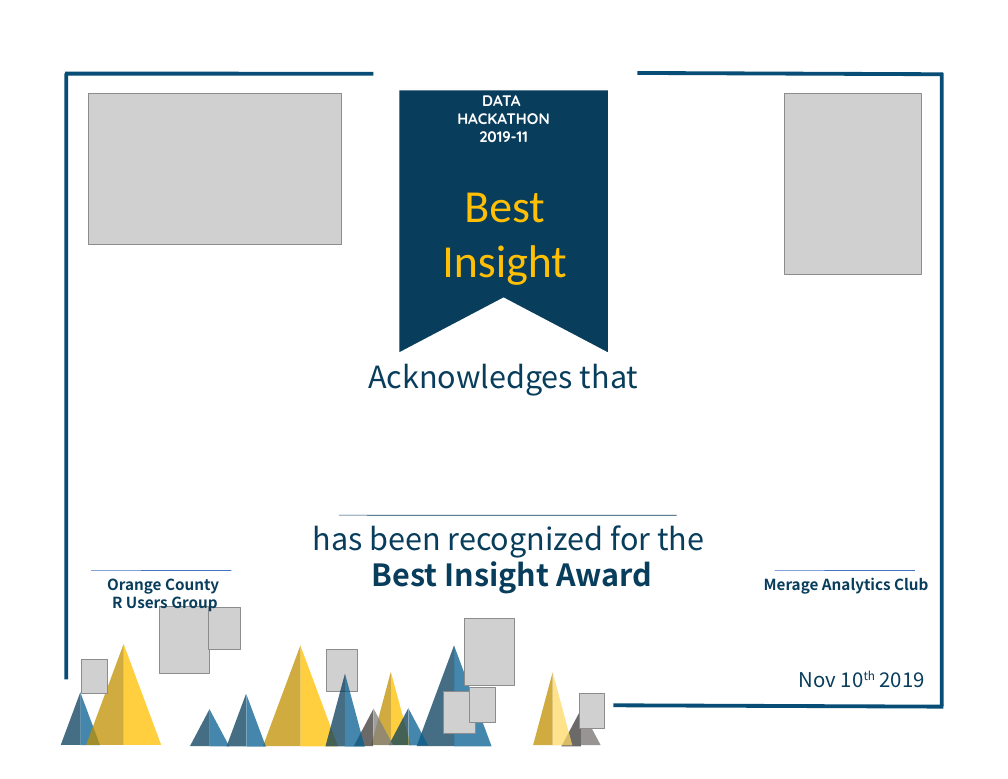
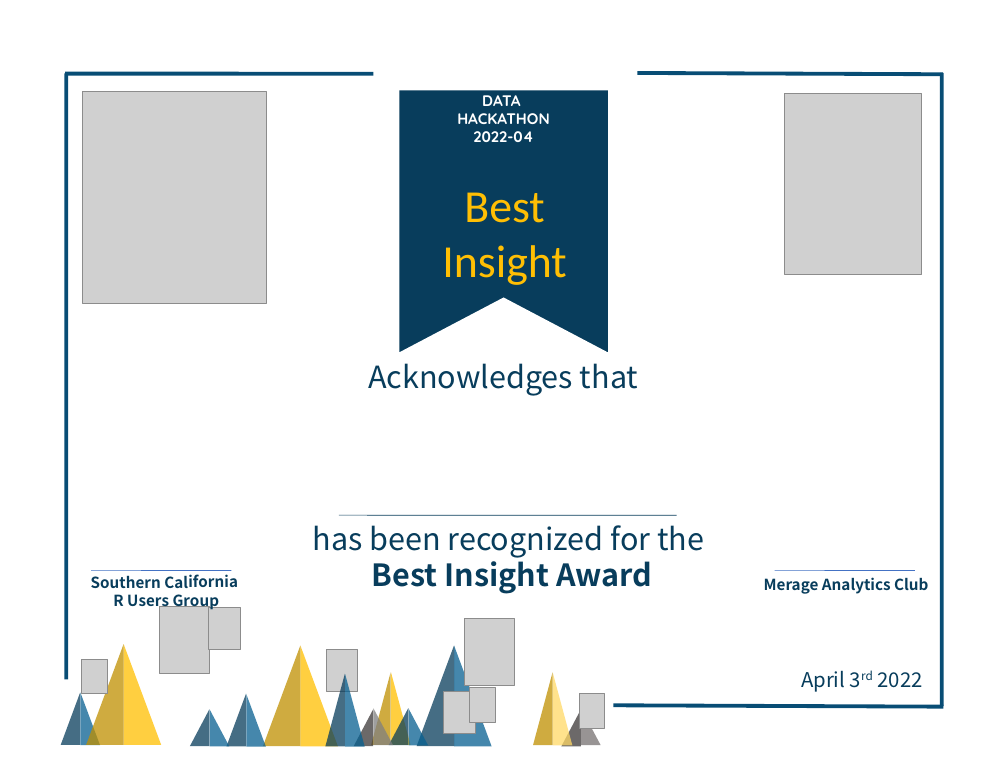
Before and after one commit to socalrug/hackathon-2022-04, a slide deck: slide 2 of admin/certificate/Certificate.odp. Drawn at 1008x779 pixels with LibreOffice and Linux fonts; fonts in the diff are those of the drawing; grey boxes stand for pictures; background and template pictures are left out. Boxes give left, top, right and bottom in pixels: in the first picture for what was removed or moved away, otherwise in the second. Text is boxed around its words. In the diff, an @@ line names an element or a change of style, - is before the commit and + after.

```diff
--- a/admin/certificate/Certificate.odp
+++ b/admin/certificate/Certificate.odp
@@ picture: place and size @@
-picture at [89, 93, 342, 245]
+picture at [83, 92, 267, 303]
@@ text at [473, 131, 533, 142]: text changed @@
-2019-11
+2022-04
@@ text "Southern California R Users Group" at [91, 574, 238, 611]: rotation 0 to 359 degrees @@
@@ text at [91, 574, 238, 611]: text changed @@
-Orange County
-R Users Group
+Southern California
+R Users Group
@@ text at [801, 670, 922, 692]: text changed @@
-Nov 10th 2019
+April 3rd 2022
```
Also in this commit, not shown: 2 other slides changed, 1 slide removed, 6 other files.
